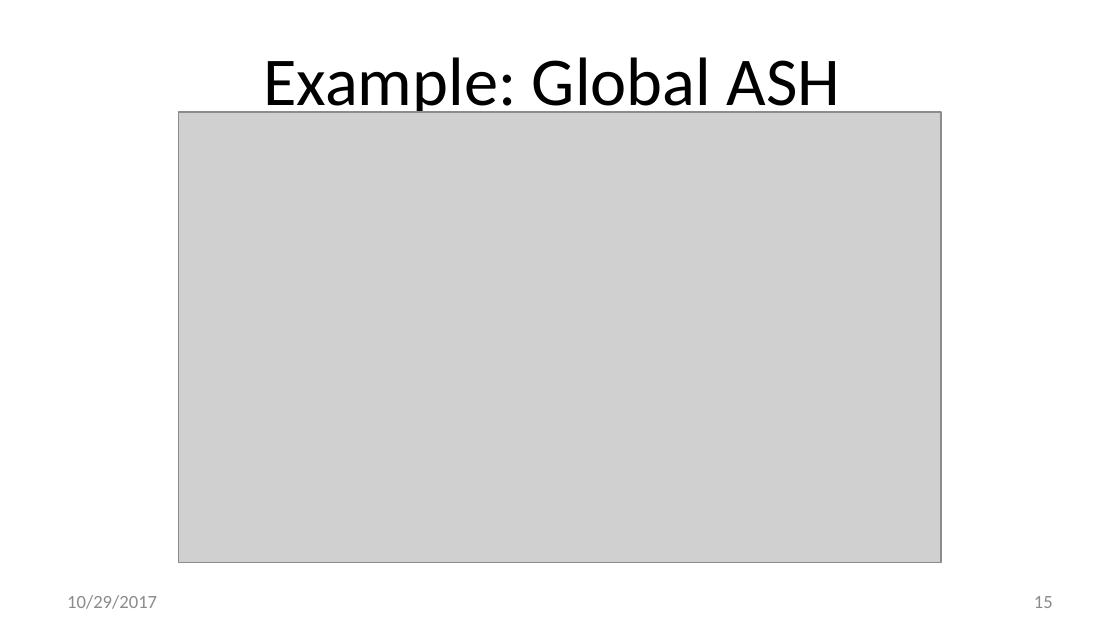
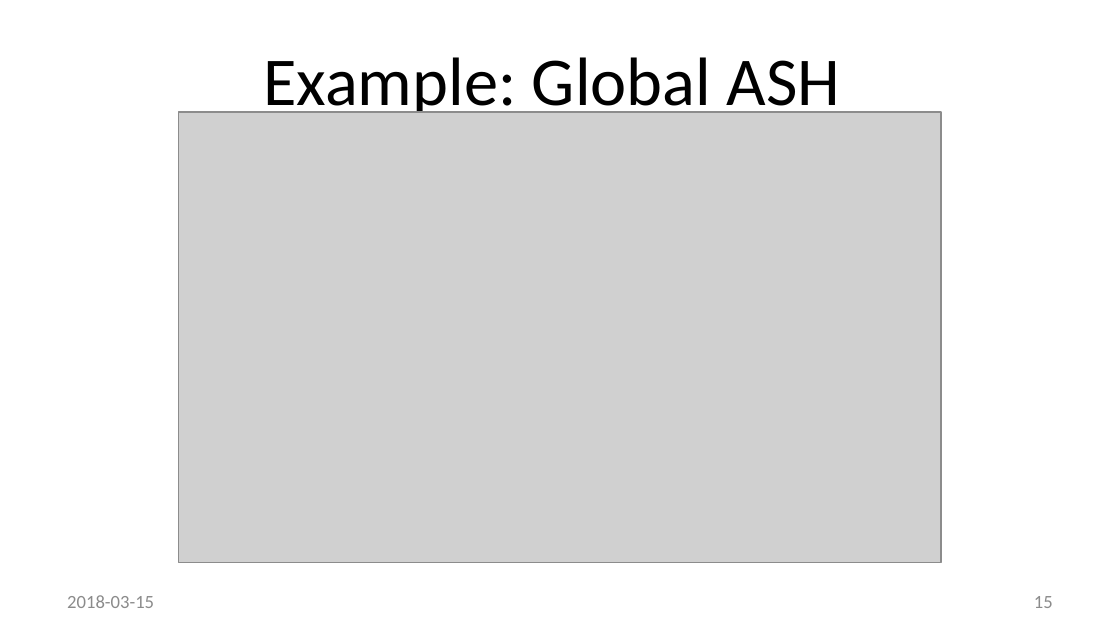
Before and after one commit to method5/method5.github.io, a slide deck: slide 15 of presentations/Method5.pptx. Drawn at 1120x630 pixels with LibreOffice and Linux fonts; fonts in the diff are those of the drawing; grey boxes stand for pictures; background and template pictures are left out. Boxes give left, top, right and bottom in pixels: in the first picture for what was removed or moved away, otherwise in the second. Text is boxed around its words. In the diff, an @@ line names an element or a change of style, - is before the commit and + after.

```diff
--- a/presentations/Method5.pptx
+++ b/presentations/Method5.pptx
@@ text at bbox=[67, 595, 154, 608]: text changed @@
-10/29/2017
+2018-03-15
```
Also in this commit, not shown: 20 other slides changed, 4 slides added.
